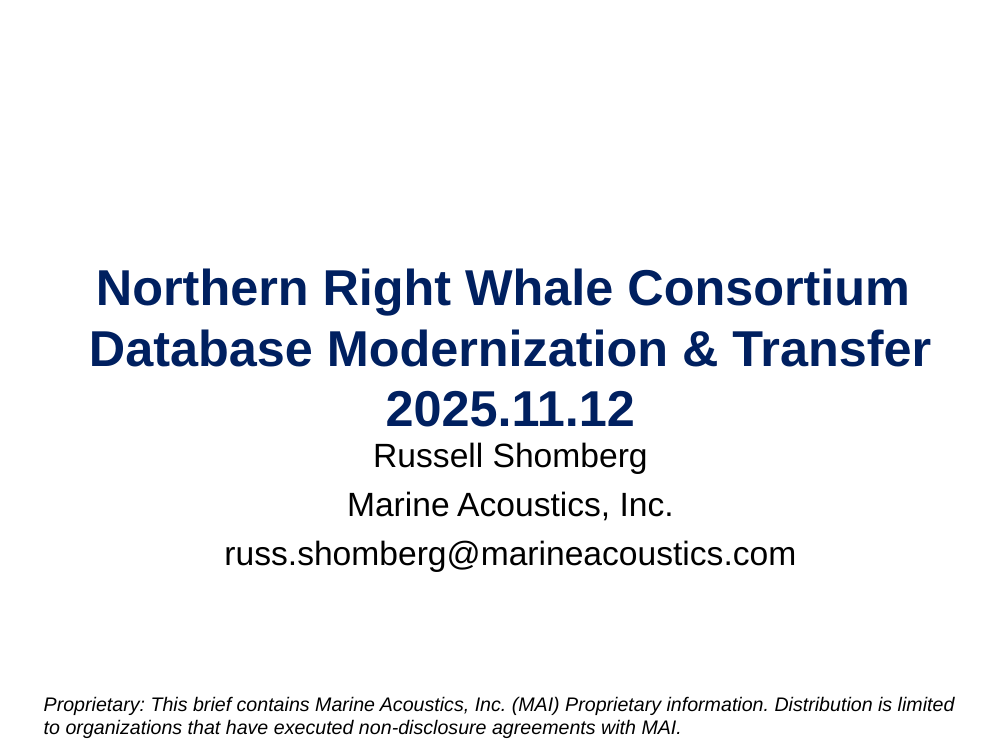
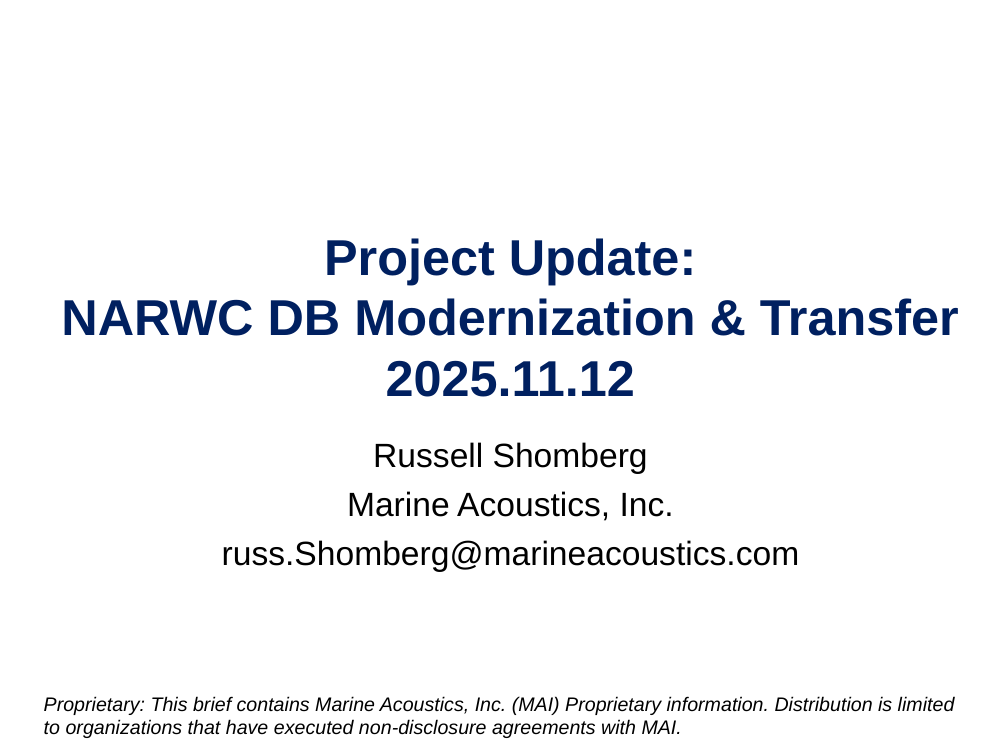
Before and after one commit to bethanylroberts/test-project, a slide deck: slide 1 of pub/NARWCDB-progress_report-20251112.ppt. Drawn at 1008x756 pixels with LibreOffice and Linux fonts; fonts in the diff are those of the drawing; background and template pictures are left out. Boxes give left, top, right and bottom in pixels: in the first picture for what was removed or moved away, otherwise in the second. Text is boxed around its words. In the diff, an @@ line names an element or a change of style, - is before the commit and + after.

```diff
--- a/pub/NARWCDB-progress_report-20251112.ppt
+++ b/pub/NARWCDB-progress_report-20251112.ppt
@@ title at box(61, 238, 959, 397): text changed @@
-Northern Right Whale Consortium Database Modernization & Transfer
-2025.11.12
+Project Update:
+NARWC DB Modernization & Transfer
+2025.11.12
@@ subtitle at box(222, 540, 800, 572): text changed @@
-russ.shomberg@marineacoustics.com
+russ.Shomberg@marineacoustics.com
```
Also in this commit, not shown: 7 other slides changed, 5 slides added, 11 slides removed, 1 other file.
